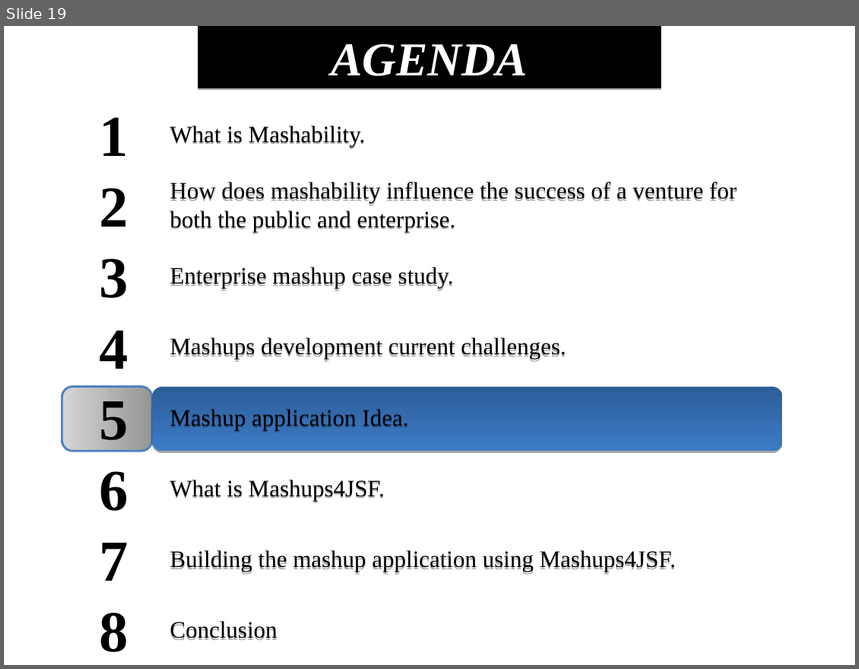
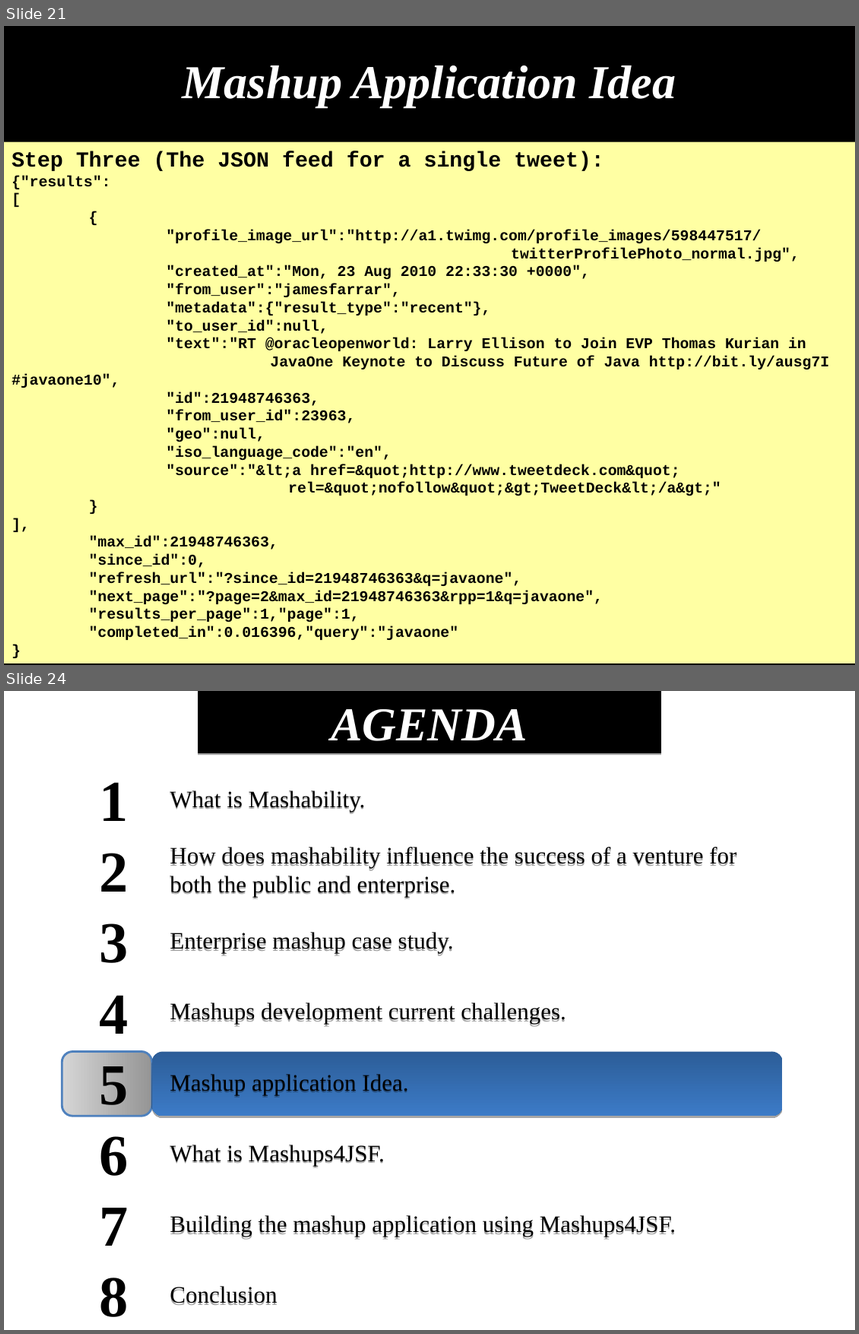
Before and after one commit to demo007/mashups4jsf, a slide deck: overview-architecture/JavaOne-2010/S314070_BURNS_SALEH_MASHUPS.odp. Shown one above the other, each under a label of ours: slide 19 before the commit, slides 21 and 24 after it; the slides between them are not shown. The pictures are 859x669 and 859x1334 pixels, drawn with LibreOffice and Linux fonts; fonts in the diff are those of the drawing. Boxes give left, top, right and bottom in pixels: in the first picture for what was removed or moved away, otherwise in the second. Text is boxed around its words. In the diff, an @@ line names an element or a change of style, - is before the commit and + after.

Commit message:
Adding more illustration to building the mashup application using the mashup provider APIs "directly".

```diff
--- a/overview-architecture/JavaOne-2010/S314070_BURNS_SALEH_MASHUPS.odp
+++ b/overview-architecture/JavaOne-2010/S314070_BURNS_SALEH_MASHUPS.odp
@@ slide 21 added at (4, 26, 855, 665), background #000000 @@
@@ title added at (47, 27, 813, 133), fill #000000, 44 pt, text #FFFFFF, bold, italic @@
+Mashup Application Idea
@@ rectangle added at (4, 142, 855, 663), fill #FFFFA3, 14 pt, text #000000, bold @@
+Step Three (The JSON feed for a single tweet):
+{"results":
+[
+{
+"profile_image_url":"http://a1.twimg.com/profile_images/598447517/
+twitterProfilePhoto_normal.jpg",
+"created_at":"Mon, 23 Aug 2010 22:33:30 +0000",
+"from_user":"jamesfarrar",
+"metadata":{"result_type":"recent"},
+"to_user_id":null,
+"text":"RT @oracleopenworld: Larry Ellison to Join EVP Thomas Kurian in
+JavaOne Keynote to Discuss Future of Java http://bit.ly/ausg7I #javaone10",
+"id":21948746363,
+"from_user_id":23963,
+"geo":null,
+"iso_language_code":"en",
+"source":"&lt;a href=&quot;http://www.tweetdeck.com&quot;
+rel=&quot;nofollow&quot;&gt;TweetDeck&lt;/a&gt;"
+}
+],
+"max_id":21948746363,
+"since_id":0,
+"refresh_url":"?since_id=21948746363&q=javaone",
+"next_page":"?page=2&max_id=21948746363&rpp=1&q=javaone",
+"results_per_page":1,"page":1,
+"completed_in":0.016396,"query":"javaone"
+}
@@ what was slide 19 is now slide 24 @@
```
Also in this commit, not shown: 1 slide changed, 6 other slides added, 2 slides removed.
